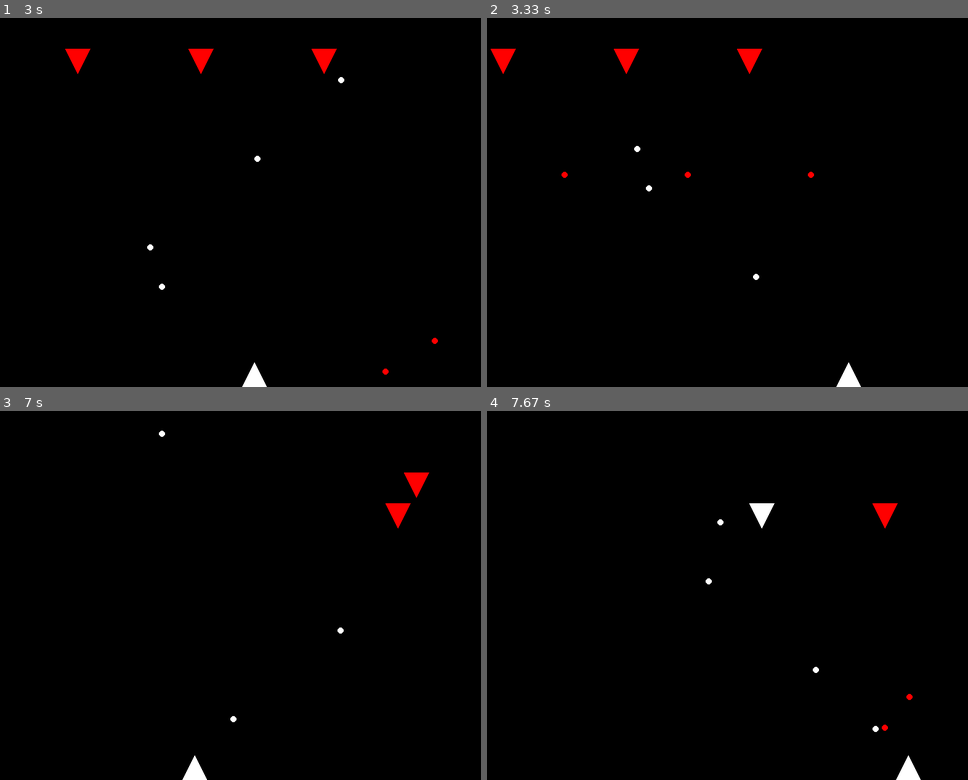
Above: before the commit, frames 1-4 (two rows, left to right).
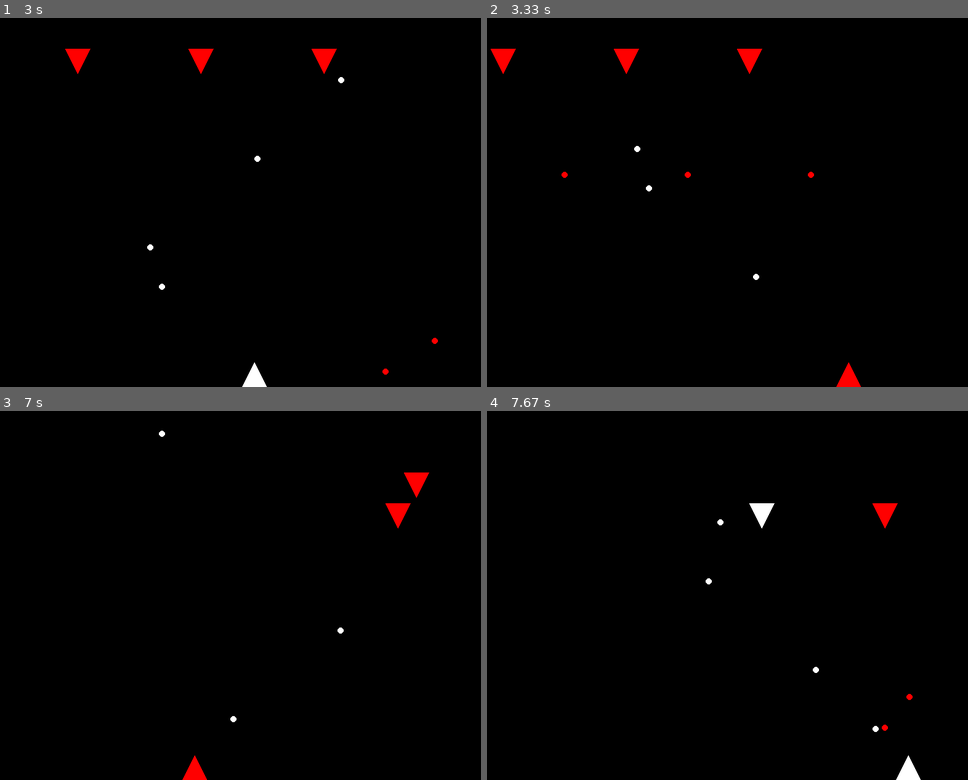
Above: after the commit, the same moments.

Repository: alderaan/Pygame-Space-Invaders
Game: pygame game, started from main.py
Two runs of this game, one before a commit and one after it. Both use one fixed random seed, a clock stepped at 60 frames per second and the inputs below.
Inputs:
- Up to frame 1 (3 s): tap Space at 0.33, 0.73, 1.03, 1.23, 1.53, 1.73, 2.03, 2.3, 2.6, 2.73 s; hold Right 0.67-1.13 s; hold Right 1.17-1.63 s; hold Left 1.67-2.2 s; hold Left 2.23-2.63 s; hold Right from 2.67 s (still down)
- Up to frame 2 (3.33 s): tap Space at 3.03 s; release Right at 3.3 s
- Up to frame 3 (7 s): hold Left 3.33-3.8 s; tap Space at 3.4, 3.7, 3.9, 4.2, 4.4, 4.7, 4.9, 5.2, 5.47, 5.77, 5.9, 6.2, 6.57, 6.87 s; hold Right 3.83-4.3 s; hold Right 4.33-4.8 s; hold Left 4.83-5.37 s; hold Left 5.4-5.8 s; hold Right 5.83-6.47 s; hold Left 6.5-6.97 s
- Up to frame 4 (7.67 s): hold Right 7-7.47 s; tap Space at 7.07, 7.37, 7.57 s; hold Right from 7.5 s (still down)

Frame 1 is identical in both runs. In frame 2, 0.2% of the frame differs, in the area x 72-78%, y 93-100%; in frame 3, 0.2%; in frame 4, nothing differs.

Commit message:
now player has health, also flashes when hit

Diff:
--- a/enemy.py
+++ b/enemy.py
@@ -10,7 +10,9 @@
     ENEMY_RELOAD_TIME,
 )
 from bullet import Bullet
-from collision import check_collision
+
+# from collision import check_collision
+from flashing_effect import get_flash_color
 
 # Enemy speed
 ENEMY_SPEED = 5
@@ -28,7 +30,7 @@
         self.health = health
         self.is_flashing = False
         self.flash_start_time = 0
-        self.flash_duration = 0.4  # flash duration in seconds
+        self.flash_duration = 0.4
 
     def move(self):
         self.rect.x += self.direction * ENEMY_SPEED
@@ -54,20 +56,13 @@
         ]
 
     def draw(self, screen):
-        if self.is_flashing:
-            # Calculate elapsed time since flash started
-            elapsed_time = time.time() - self.flash_start_time
-            # Determine if we should be showing the original color or white
-            if int(elapsed_time * 10) % 2 == 0:
-                color = ENEMY_COLOR
-            else:
-                color = (255, 255, 255)
-            # End flashing after the flash duration
-            if elapsed_time > self.flash_duration:
-                self.is_flashing = False
-        else:
-            color = ENEMY_COLOR
-
+        color, self.is_flashing = get_flash_color(
+            self.is_flashing,
+            self.flash_start_time,
+            ENEMY_COLOR,
+            (255, 255, 255),
+            self.flash_duration,
+        )
         points = [
             (self.rect.left, self.rect.top),
             (self.rect.centerx, self.rect.bottom),
--- /dev/null
+++ b/flashing_effect.py
@@ -0,0 +1,23 @@
+# flashing_effect.py
+
+import time
+
+
+def get_flash_color(
+    is_flashing, flash_start_time, original_color, flash_color, flash_duration=2
+):
+    if is_flashing:
+        # Calculate elapsed time since flash started
+        elapsed_time = time.time() - flash_start_time
+        # Determine if we should be showing the original color or white
+        if int(elapsed_time * 10) % 2 == 0:
+            color = original_color
+        else:
+            color = flash_color
+        # End flashing after the flash duration
+        if elapsed_time > flash_duration:
+            is_flashing = False
+    else:
+        color = original_color
+
+    return color, is_flashing
--- a/game.py
+++ b/game.py
@@ -53,7 +53,8 @@
         for enemy in enemies[:]:
             for bullet in enemy.bullets[:]:
                 if check_collision(bullet, player):
-                    print("Player hit!")
+                    if player.take_damage(25):
+                        print("Player hit!")
                     enemy.bullets.remove(bullet)
                     # Optionally, reduce player's health or handle game over
 
--- a/player.py
+++ b/player.py
@@ -1,4 +1,5 @@
 import pygame
+import time
 from config import (
     SCREEN_WIDTH,
     SCREEN_HEIGHT,
@@ -9,14 +10,20 @@
     PLAYER_BULLET_COLOR,
 )
 from bullet import Bullet
-from collision import check_collision
+
+# from collision import check_collision
+from flashing_effect import get_flash_color
 
 
 class Player:
-    def __init__(self, x, y):
+    def __init__(self, x, y, health=100):
         self.rect = pygame.Rect(x, y, PLAYER_WIDTH, PLAYER_HEIGHT)
         self.color = PLAYER_COLOR
         self.bullets = []
+        self.health = health
+        self.is_flashing = False
+        self.flash_start_time = 0
+        self.flash_duration = 0.4
 
     def move(self, dt, keys):
         if keys[pygame.K_LEFT]:
@@ -47,13 +54,32 @@
             bullet for bullet in self.bullets if not bullet.is_off_screen(SCREEN_HEIGHT)
         ]
 
+    def take_damage(self, damage):
+        print("Player took damage")
+        self.health -= damage
+        if self.health <= 0:
+            print("Player died")
+            return True  # Enemy is dead
+        # Start flashing
+        self.is_flashing = True
+        self.flash_start_time = time.time()
+        return False
+
     def draw(self, screen):
+        color, self.is_flashing = get_flash_color(
+            self.is_flashing,
+            self.flash_start_time,
+            PLAYER_COLOR,
+            (255, 0, 0),
+            self.flash_duration,
+        )
+
         points = [
             (self.rect.left, self.rect.bottom),  # Bottom-left corner
             (self.rect.centerx, self.rect.top),  # Top-center
             (self.rect.right, self.rect.bottom),  # Bottom-right corner
         ]
-        pygame.draw.polygon(screen, PLAYER_COLOR, points)
+        pygame.draw.polygon(screen, color, points)
         for bullet in self.bullets:
             bullet.draw(screen)
 
